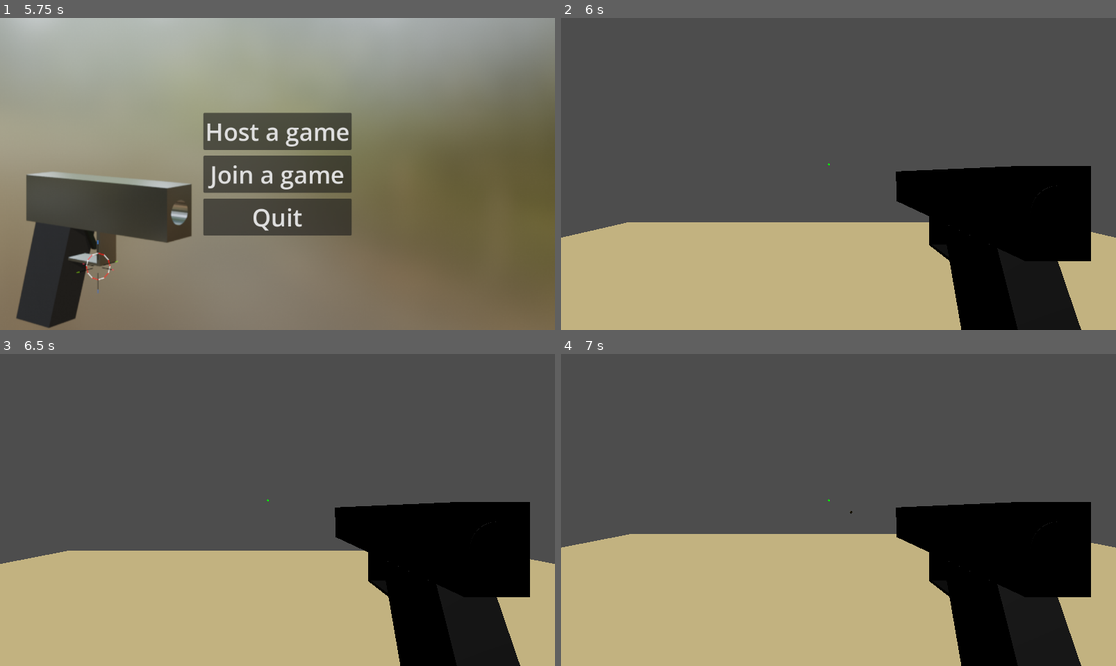
Above: before the commit, frames 1-4 (two rows, left to right).
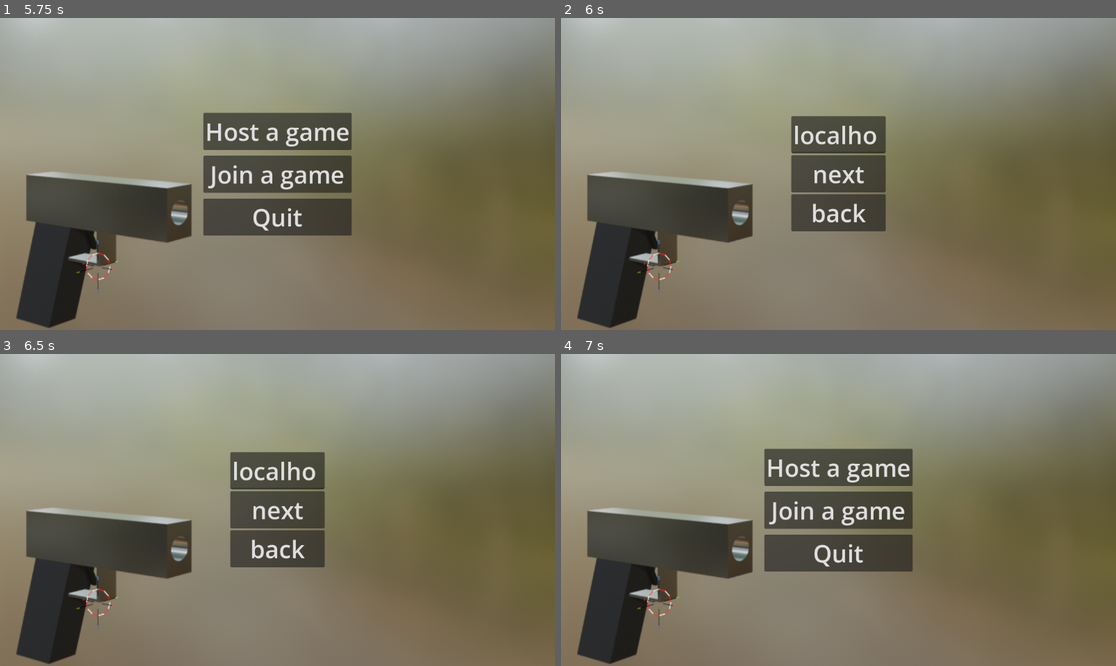
Above: after the commit, the same moments.

Repository: GazizVR/special-shot
Game: Godot game, scene res://scenes/Menu.tscn
Two runs of this game, one before a commit and one after it. Both use one fixed random seed, a clock stepped at 60 frames per second and the inputs below.
Inputs (mouse positions are in pixels of both pictures, inside the frame that each line leads up to):
- Up to frame 1 (5.75 s): click "Host a game" at 0.5 s; tap Enter at 1.25 s; move the mouse to (305, 174) at 1.27 s; hold W (walk_forward) 1.28-5 s; tap Ctrl (crouch) at 1.35, 2.85, 4.35 s; move the mouse to (249, 174) at 2.02 s; click (249, 174) at 2.1 s; move the mouse to (288, 167) at 2.77 s; tap Space at 3.5 s; move the mouse to (271, 180) at 3.52 s; click (271, 180) at 3.6 s; move the mouse to (316, 177) at 4.27 s; tap Escape (pause) at 4.9 s; click "Menu" at 5 s
- Up to frame 2 (6 s): click "Join a game" at 5.75 s
- Up to frame 3 (6.5 s): no input
- Up to frame 4 (7 s): click (838, 547) at 6.5 s, where only the run after the commit has a clickable "back"

Frame 1 is identical in both runs. In frame 2, 93% of the frame differs, in the area x 0-100%, y 0-100%; in frame 3, 93%; in frame 4, 94%.

Commit message:
main-menu: меню ввода хоста для айпи аддреса

Diff:
--- a/scenes/Menu.tscn
+++ b/scenes/Menu.tscn
@@ -37,12 +37,12 @@
 theme_override_constants/separation = 12
 alignment = 1
 
-[node name="PlayBtn" type="Button" parent="MainMenu" unique_id=1383492899]
+[node name="HostBtn" type="Button" parent="MainMenu" unique_id=1383492899]
 layout_mode = 2
 theme_override_font_sizes/font_size = 50
 text = "Host a game"
 
-[node name="Button" type="Button" parent="MainMenu" unique_id=415567783]
+[node name="JoinBtn" type="Button" parent="MainMenu" unique_id=415567783]
 layout_mode = 2
 theme_override_font_sizes/font_size = 50
 text = "Join a game"
@@ -52,6 +52,37 @@
 theme_override_font_sizes/font_size = 50
 text = "Quit"
 
-[connection signal="pressed" from="MainMenu/PlayBtn" to="." method="_on_play_btn_pressed"]
-[connection signal="pressed" from="MainMenu/Button" to="." method="_on_button_pressed"]
+[node name="JoinMenu" type="CenterContainer" parent="." unique_id=1414332702]
+visible = false
+layout_mode = 1
+anchors_preset = 15
+anchor_right = 1.0
+anchor_bottom = 1.0
+grow_horizontal = 2
+grow_vertical = 2
+
+[node name="VBoxContainer" type="VBoxContainer" parent="JoinMenu" unique_id=1088250152]
+layout_mode = 2
+theme_override_constants/separation = 4
+
+[node name="LineEdit" type="LineEdit" parent="JoinMenu/VBoxContainer" unique_id=1616256764]
+layout_mode = 2
+theme_override_font_sizes/font_size = 50
+text = "localhost"
+alignment = 1
+
+[node name="NextBtn" type="Button" parent="JoinMenu/VBoxContainer" unique_id=1245828897]
+layout_mode = 2
+theme_override_font_sizes/font_size = 50
+text = "next"
+
+[node name="BackBtn" type="Button" parent="JoinMenu/VBoxContainer" unique_id=1343662748]
+layout_mode = 2
+theme_override_font_sizes/font_size = 50
+text = "back"
+
+[connection signal="pressed" from="MainMenu/HostBtn" to="." method="_on_host_btn_pressed"]
+[connection signal="pressed" from="MainMenu/JoinBtn" to="." method="_on_join_btn_pressed"]
 [connection signal="pressed" from="MainMenu/QuitBtn" to="." method="_on_quit_btn_pressed"]
+[connection signal="pressed" from="JoinMenu/VBoxContainer/NextBtn" to="." method="_on_next_btn_pressed"]
+[connection signal="pressed" from="JoinMenu/VBoxContainer/BackBtn" to="." method="_on_back_btn_pressed"]
--- a/scripts/menu.gd
+++ b/scripts/menu.gd
@@ -1,13 +1,27 @@
 extends Control
-
-
-func _on_play_btn_pressed() -> void:
-	NetworkHandler.init_server()
-	get_tree().change_scene_to_file("res://scenes/Game.tscn")
 
 func _on_quit_btn_pressed() -> void:
 	get_tree().quit()
 
-func _on_button_pressed() -> void:
-	NetworkHandler.init_client()
+func _on_host_btn_pressed() -> void:
+	NetworkHandler.init_server()
 	get_tree().change_scene_to_file("res://scenes/Game.tscn")
+
+func _on_join_btn_pressed() -> void:
+	$MainMenu.visible = false
+	$JoinMenu.visible = true
+
+func _input(event: InputEvent) -> void:
+	if Input.is_action_just_pressed("pause") and $HostMenu.visible:
+		$JoinMenu.visible = false
+		$MainMenu.visible = true
+
+func _on_back_btn_pressed() -> void:
+	$JoinMenu.visible = false
+	$MainMenu.visible = true
+
+func _on_next_btn_pressed() -> void:
+	var host: String
+	host = $JoinMenu/VBoxContainer/LineEdit.text
+	NetworkHandler.init_client(host)
+	get_tree().change_scene_to_file("res://scenes/Game.tscn")
--- a/scripts/network_handler.gd
+++ b/scripts/network_handler.gd
@@ -1,7 +1,6 @@
 extends Node
 
 var peer: ENetMultiplayerPeer
-const HOST: String = "localhost"
 const PORT: int = 8080
 
 func init_server() -> void:
@@ -9,7 +8,7 @@
 	peer.create_server(PORT)
 	multiplayer.multiplayer_peer = peer
 
-func init_client() -> void:
+func init_client(host: String) -> void:
 	peer = ENetMultiplayerPeer.new()
-	peer.create_client(HOST,PORT)
+	peer.create_client(host,PORT)
 	multiplayer.multiplayer_peer = peer
